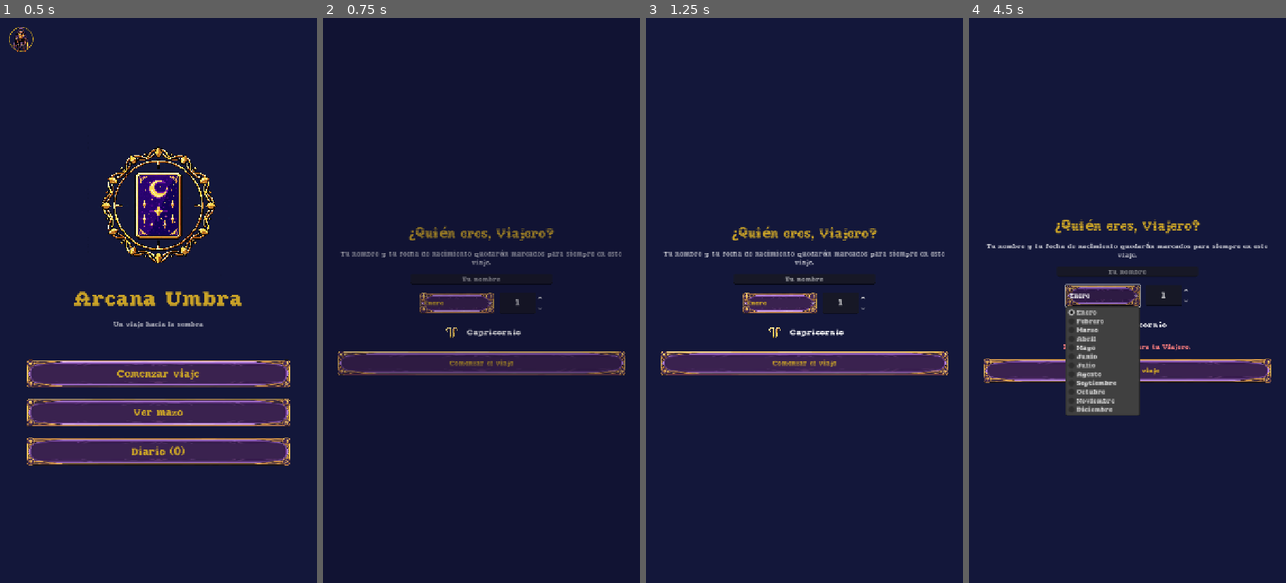
Above: before the commit, frames 1-4 (left to right).
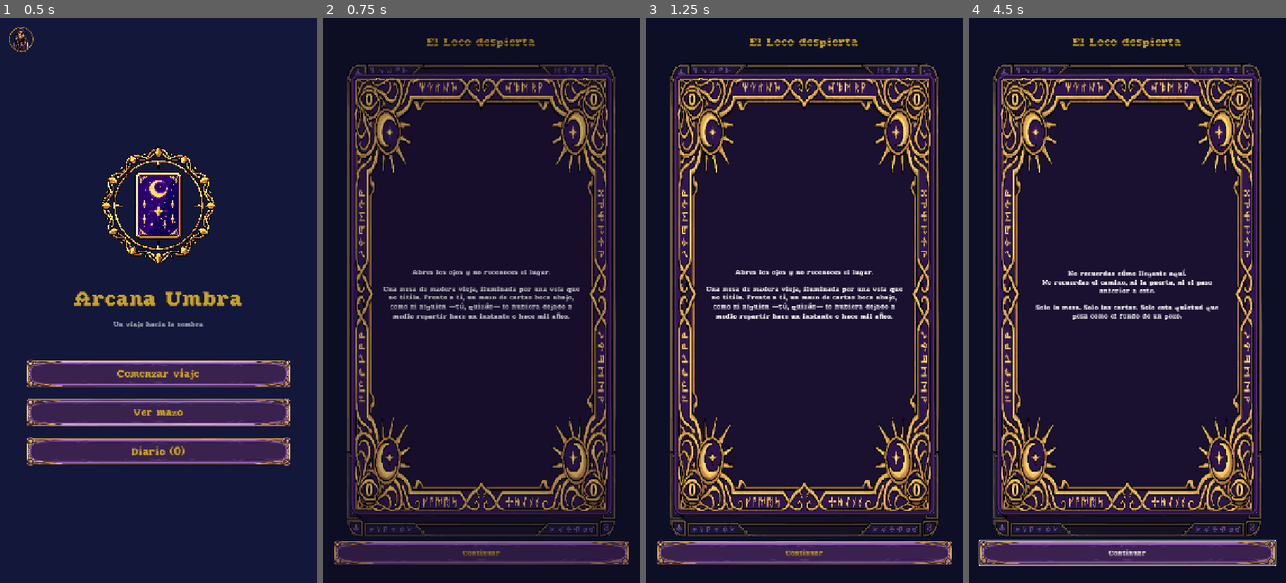
Above: after the commit, the same moments.

Repository: hugolesta/arcana-umbra
Game: Godot game, scene res://scenes/Main.tscn
Same seed, same stepped clock (60 frames per second), same inputs: the game is played once before the commit and once after it.
Inputs (mouse positions are in pixels of both pictures, inside the frame that each line leads up to):
- Up to frame 1 (0.5 s): no input
- Up to frame 2 (0.75 s): click "Comenzar viaje" at 0.5 s
- Up to frame 3 (1.25 s): no input
- Up to frame 4 (4.5 s): click (1127, 554) at 1.25 s, where only the run after the commit has a clickable "Continuar"; click (1127, 362) at 2 s, where only the run before the commit has a clickable "Comenzar el viaje"; click (1127, 368) at 2.75 s, where only the run before the commit has a clickable "Comenzar el viaje"; click (1127, 368) at 3.5 s, where only the run before the commit has a clickable "Comenzar el viaje"; click (1102, 294) at 4.25 s, where only the run before the commit has a clickable "Enero"

Frame 1 is identical in both runs. In frame 2, 27% of the frame differs, in the area x 3-97%, y 3-97%; in frame 3, 34%; in frame 4, 37%, in the area x 2-98%, y 3-97%.

Commit message:
Escena de apertura: el Viajero despierta con amnesia ante una mesa de cartas
Se muestra una sola vez, antes de IdentityScene, narrando la premisa de
Arcana Umbra (Sombras, Claridad, El Espejo del Viajero) hasta el punto
donde el Loco (Arcano 0) pide al jugador su nombre y fecha de nacimiento.

Co-Authored-By: Claude Sonnet 5 <noreply@anthropic.com>

Diff:
--- /dev/null
+++ b/scenes/IntroScene.tscn
@@ -0,0 +1,10 @@
+[gd_scene load_steps=2 format=3]
+
+[ext_resource type="Script" path="res://scripts/ui/intro_scene.gd" id="1_intro"]
+
+[node name="IntroScene" type="Control"]
+layout_mode = 3
+anchors_preset = 15
+anchor_right = 1.0
+anchor_bottom = 1.0
+script = ExtResource("1_intro")
--- a/scripts/main.gd
+++ b/scripts/main.gd
@@ -10,6 +10,7 @@
 const SHOP_SCENE := "res://scenes/ShopScene.tscn"
 const PROFILE_SCENE := "res://scenes/ProfileScene.tscn"
 const IDENTITY_SCENE := "res://scenes/IdentityScene.tscn"
+const INTRO_SCENE := "res://scenes/IntroScene.tscn"
 
 var _current: Node
 var _fade: ColorRect
@@ -60,7 +61,12 @@
 		GameState.start_new_run()
 		show_map()
 	else:
-		show_identity()
+		show_intro()
+
+
+func show_intro() -> void:
+	var intro: Node = _swap_to(INTRO_SCENE)
+	intro.finished.connect(show_identity)
 
 
 func show_identity() -> void:
--- /dev/null
+++ b/scripts/ui/intro_scene.gd
@@ -0,0 +1,99 @@
+extends Control
+## Escena narrativa de apertura: se muestra UNA SOLA VEZ, antes de
+## IdentityScene, la primera vez que el jugador inicia "Nuevo viaje"
+## (misma condición que identity_defined == false). El Viajero despierta
+## sin memoria, sentado ante una mesa, jugando a las cartas: el guion
+## presenta el mundo de Arcana Umbra y termina pidiendo al jugador nombre
+## y fecha de nacimiento, punto en el que la escena delega a IdentityScene
+## (no captura esos datos ella misma).
+
+signal finished
+
+const SCRIPT_BLOCKS: Array[String] = [
+	"Abres los ojos y no reconoces el lugar.\n\nUna mesa de madera vieja, iluminada por una vela que no titila. Frente a ti, un mazo de cartas boca abajo, como si alguien —tú, quizás— lo hubiera dejado a medio repartir hace un instante o hace mil años.",
+	"No recuerdas cómo llegaste aquí.\nNo recuerdas el camino, ni la puerta, ni el paso anterior a este.\n\nSolo la mesa. Solo las cartas. Solo esta quietud que pesa como el fondo de un pozo.",
+	"Levantas la primera carta. En el dorso, un patrón que no habías visto y que sin embargo reconoces, del mismo modo en que se reconoce una voz en sueños.\n\nEste lugar tiene un nombre. Te llega despacio, como si lo dijeras por primera vez y por enésima vez a la vez: Arcana Umbra.",
+	"Aquí, dicen las cartas, cada persona carga una Sombra propia. No un monstruo externo: un reflejo. Duda, miedo, orgullo, pérdida — todo lo que no se mira de frente, vuelto forma y filo.\n\nY dicen también que la única manera de cruzar Arcana Umbra es enfrentarlas. No con espada. Con Claridad.",
+	"La Claridad es lo que queda cuando dejas de mentirte. Se gasta al chocar contra una Sombra, y se recupera al mirarte de verdad.\n\nLas cartas que sostienes —Espadas, Oros, Copas, Bastos, y los Arcanos Mayores que pesan más que el resto— no son solo herramientas de combate. Son preguntas con forma de imagen.",
+	"Alguien más lejos las llama Rider-Waite. Aquí simplemente las llaman el idioma con el que este lugar te habla.\n\nEn el camino encontrarás un Espejo del Viajero: un momento para detenerte, robar una carta del propio mazo y preguntarte qué te muestra de ti que preferirías no mirar. Eso también es parte del viaje.",
+	"Buscas algo con lo que anclarte —un nombre, una fecha, cualquier hilo que te devuelva a quien eras—. Y no está.\n\nNo recuerdas tu nombre.\nNo recuerdas el día en que naciste.",
+	"La última carta del reparto sigue boca abajo. No hace falta darla vuelta para saber cuál es: la sientes en el pecho, ligera, sin peso, sin miedo todavía porque no sabe lo que le espera.\n\nEl Loco. El cero. El que parte sin mapa, con un atado al hombro y un perro a los pies, un paso antes del abismo o un paso antes del vuelo — nadie lo sabe hasta después de dar el paso.",
+	"Así empieza cada viaje por Arcana Umbra: sin memoria de lo recorrido, sin certeza de lo que sigue. Solo el impulso de seguir jugando la mano que te tocó.\n\nPero para que este viaje sea tuyo, necesito que me digas quién eres.\n\n¿Cómo te llamas? ¿Cuándo naciste?",
+]
+
+var _index := 0
+var _script_label: Label
+var _continue_button: Button
+
+
+func _ready() -> void:
+	set_anchors_preset(Control.PRESET_FULL_RECT)
+	SceneBackground.add_to(self, "res://assets/backgrounds/combate_santuario.png")
+	_build_ui()
+	_render_block()
+
+
+func _build_ui() -> void:
+	var layout := VBoxContainer.new()
+	layout.set_anchors_preset(Control.PRESET_FULL_RECT)
+	layout.offset_left = 24
+	layout.offset_right = -24
+	layout.offset_top = 40
+	layout.offset_bottom = -40
+	layout.add_theme_constant_override("separation", 18)
+	add_child(layout)
+
+	var title := Label.new()
+	title.text = "El Loco despierta"
+	title.horizontal_alignment = HORIZONTAL_ALIGNMENT_CENTER
+	title.add_theme_font_size_override("font_size", 28)
+	title.add_theme_color_override("font_color", UITheme.COLOR_GOLD)
+	layout.add_child(title)
+
+	# Panel arcano con MarginContainer explícito: el content_margin del
+	# StyleBoxTexture no desplaza a los hijos de un PanelContainer.
+	var text_panel := PanelContainer.new()
+	text_panel.size_flags_vertical = Control.SIZE_EXPAND_FILL
+	layout.add_child(text_panel)
+
+	var text_margin := MarginContainer.new()
+	for side in ["left", "right", "top", "bottom"]:
+		text_margin.add_theme_constant_override("margin_" + side, 60)
+	text_panel.add_child(text_margin)
+
+	var text_scroll := ScrollContainer.new()
+	text_scroll.horizontal_scroll_mode = ScrollContainer.SCROLL_MODE_DISABLED
+	text_margin.add_child(text_scroll)
+
+	# VBoxContainer con ALIGNMENT_CENTER en vez de CenterContainer: respeta
+	# el ancho del padre para que el texto envuelva sin desbordar el marco.
+	var text_center := VBoxContainer.new()
+	text_center.size_flags_horizontal = Control.SIZE_EXPAND_FILL
+	text_center.size_flags_vertical = Control.SIZE_EXPAND_FILL
+	text_center.alignment = BoxContainer.ALIGNMENT_CENTER
+	text_scroll.add_child(text_center)
+
+	_script_label = Label.new()
+	_script_label.autowrap_mode = TextServer.AUTOWRAP_WORD_SMART
+	_script_label.horizontal_alignment = HORIZONTAL_ALIGNMENT_CENTER
+	text_center.add_child(_script_label)
+
+	_continue_button = Button.new()
+	_continue_button.text = "Continuar"
+	_continue_button.custom_minimum_size.y = 56
+	_continue_button.pressed.connect(_on_continue_pressed)
+	layout.add_child(_continue_button)
+
+
+func _render_block() -> void:
+	_script_label.text = SCRIPT_BLOCKS[_index]
+	var is_last := _index == SCRIPT_BLOCKS.size() - 1
+	_continue_button.text = "Decir quién soy" if is_last else "Continuar"
+
+
+func _on_continue_pressed() -> void:
+	if _index < SCRIPT_BLOCKS.size() - 1:
+		_index += 1
+		_render_block()
+	else:
+		finished.emit()
--- a/tools/screenshot.gd
+++ b/tools/screenshot.gd
@@ -1,10 +1,10 @@
 extends Node
 ## Capturas de pantalla reales del juego para inspección visual. Uso:
 ##   ARCANA_TEST=1 ARCANA_SHOT_DIR=/ruta godot --path . res://tools/Screenshot.tscn
-## Abre la ventana, recorre título -> identidad -> mapa -> combate (+ diálogo
-## de fin de combate) -> mazo -> evento -> tienda -> diario -> perfil (con
-## signo zodiacal) y guarda un PNG por pantalla en ARCANA_SHOT_DIR
-## (o user://shots).
+## Abre la ventana, recorre título -> intro (amnesia) -> identidad -> mapa ->
+## combate (+ diálogo de fin de combate) -> mazo -> evento -> tienda ->
+## diario -> perfil (con signo zodiacal) y guarda un PNG por pantalla en
+## ARCANA_SHOT_DIR (o user://shots).
 
 var _main: Node
 var _dir := "user://shots"
@@ -22,6 +22,8 @@
 
 func _run() -> void:
 	await _shot("01_titulo")
+	_main.show_intro()
+	await _shot("01a_intro")
 	_main.show_identity()
 	await _shot("01b_identidad")
 	# Simula confirmar el formulario: nombre + una fecha de cada mitad del
@@ -51,7 +53,7 @@
 	await _shot("07_diario")
 	_main.show_profile(_main.show_title)
 	await _shot("08_perfil")
-	print("CAPTURAS: 11 guardadas en ", _dir)
+	print("CAPTURAS: 12 guardadas en ", _dir)
 	get_tree().quit()
 
 
Not shown, added: scripts/ui/intro_scene.gd.uid
Not shown, changed: CLAUDE.md
